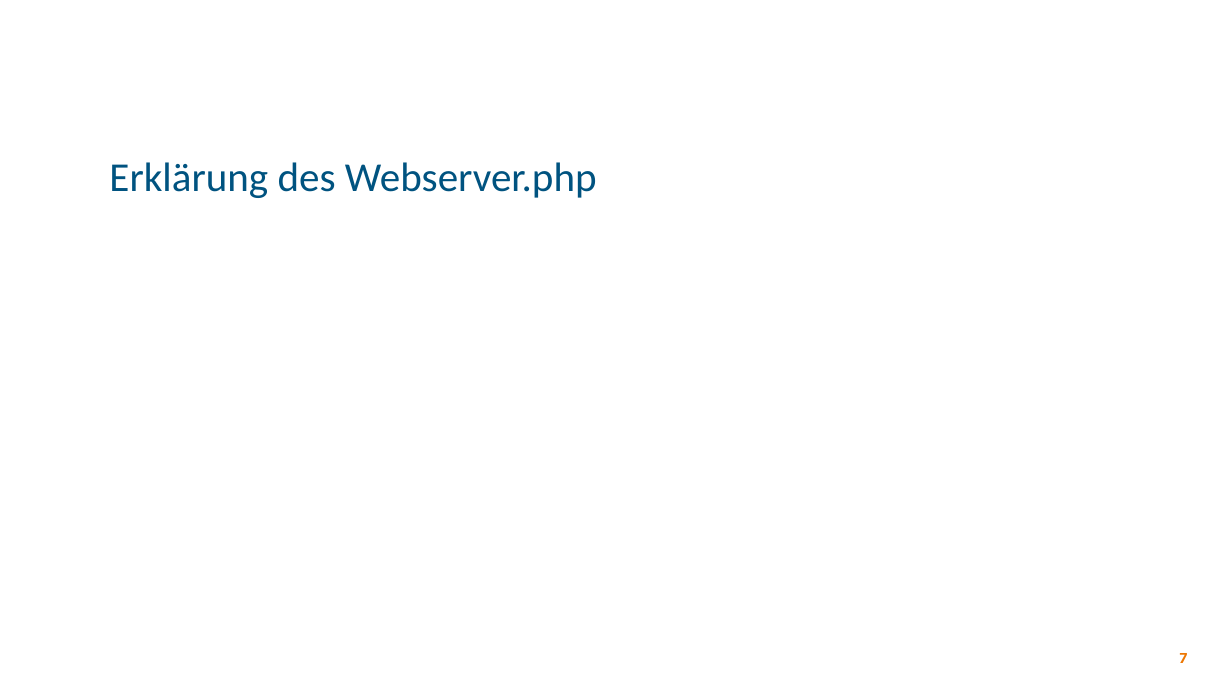
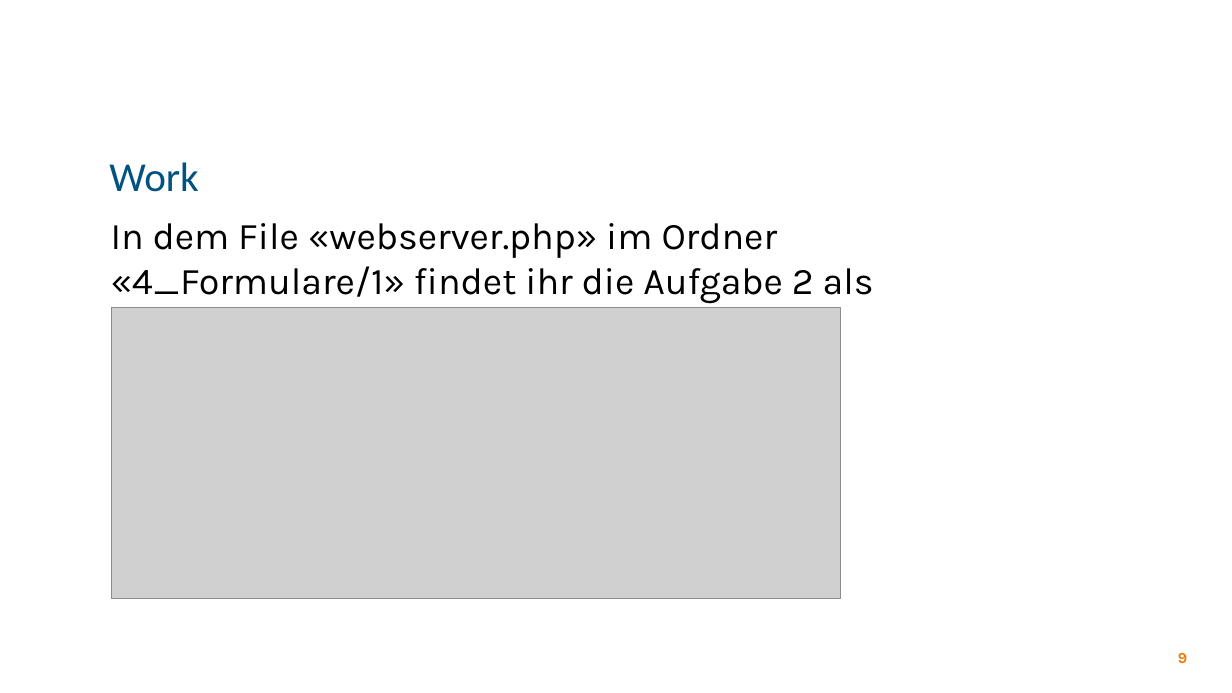
Before and after one commit to jonlanda/PHP-Kurs, a slide deck: slide 9 of 4_Formulare/1/Formular Grundlagen.pptx (slide 7 before the commit). Drawn at 1232x693 pixels with LibreOffice and Linux fonts; fonts in the diff are those of the drawing; grey boxes stand for pictures; background and template pictures are left out. Boxes give left, top, right and bottom in pixels: in the first picture for what was removed or moved away, otherwise in the second. Text is boxed around its words. In the diff, an @@ line names an element or a change of style, - is before the commit and + after.

```diff
--- a/4_Formulare/1/Formular Grundlagen.pptx
+++ b/4_Formulare/1/Formular Grundlagen.pptx
@@ title at <box>109,162,198,192</box>: text changed @@
-Erklärung des Webserver.php
+Work
@@ text added at <box>111,223,874,349</box>, 22 pt, text #000000 @@
+In dem File «webserver.php» im Ordner «4_Formulare/1» findet ihr die Aufgabe 2 als Kommentar
@@ picture added at <box>112,308,841,599</box> @@
@@ page number at <box>1178,653,1187,663</box>: text changed @@
-7
+9
```
Also in this commit, not shown: 4 slides added, 2 slides removed.
